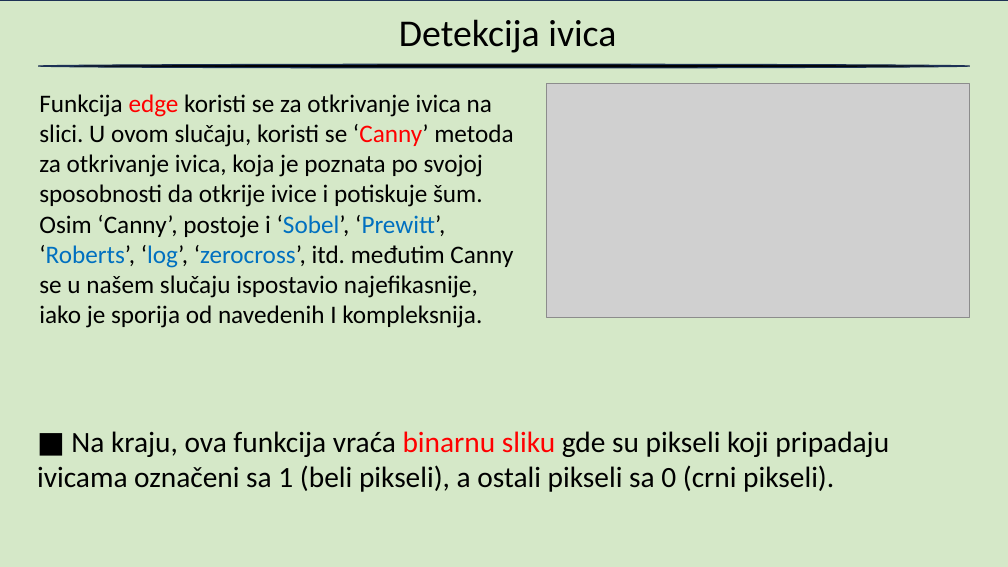
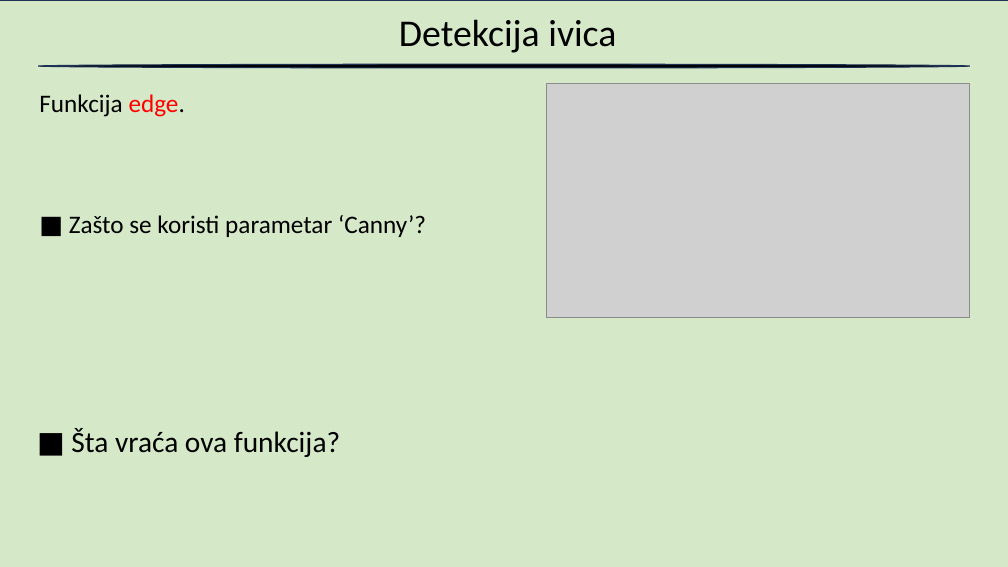
Before and after one commit to blizanac76/RegistrationNumberRecognition, a slide deck: slide 10 of Prepoznavanje.pptx. Drawn at 1008x567 pixels with LibreOffice and Linux fonts; fonts in the diff are those of the drawing; grey boxes stand for pictures; background and template pictures are left out. Boxes give left, top, right and bottom in pixels: in the first picture for what was removed or moved away, otherwise in the second. Text is boxed around its words. In the diff, an @@ line names an element or a change of style, - is before the commit and + after.

```diff
--- a/Prepoznavanje.pptx
+++ b/Prepoznavanje.pptx
@@ text at box(39, 94, 426, 237): text changed @@
-Funkcija edge koristi se za otkrivanje ivica na slici. U ovom slučaju, koristi se ‘Canny’ metoda za otkrivanje ivica, koja je poznata po svojoj sposobnosti da otkrije ivice i potiskuje šum.
-Osim ‘Canny’, postoje i ‘Sobel’, ‘Prewitt’, ‘Roberts’, ‘log’, ‘zerocross’, itd. međutim Canny se u našem slučaju ispostavio najefikasnije, iako je sporija od navedenih I kompleksnija.
+Funkcija edge.
+■ Zašto se koristi parametar ‘Canny’?
@@ text at box(71, 428, 340, 457): text changed @@
-■ Na kraju, ova funkcija vraća binarnu sliku gde su pikseli koji pripadaju ivicama označeni sa 1 (beli pikseli), a ostali pikseli sa 0 (crni pikseli).
+■ Šta vraća ova funkcija?
```
Also in this commit, not shown: 11 other slides changed, 1 slide removed.
